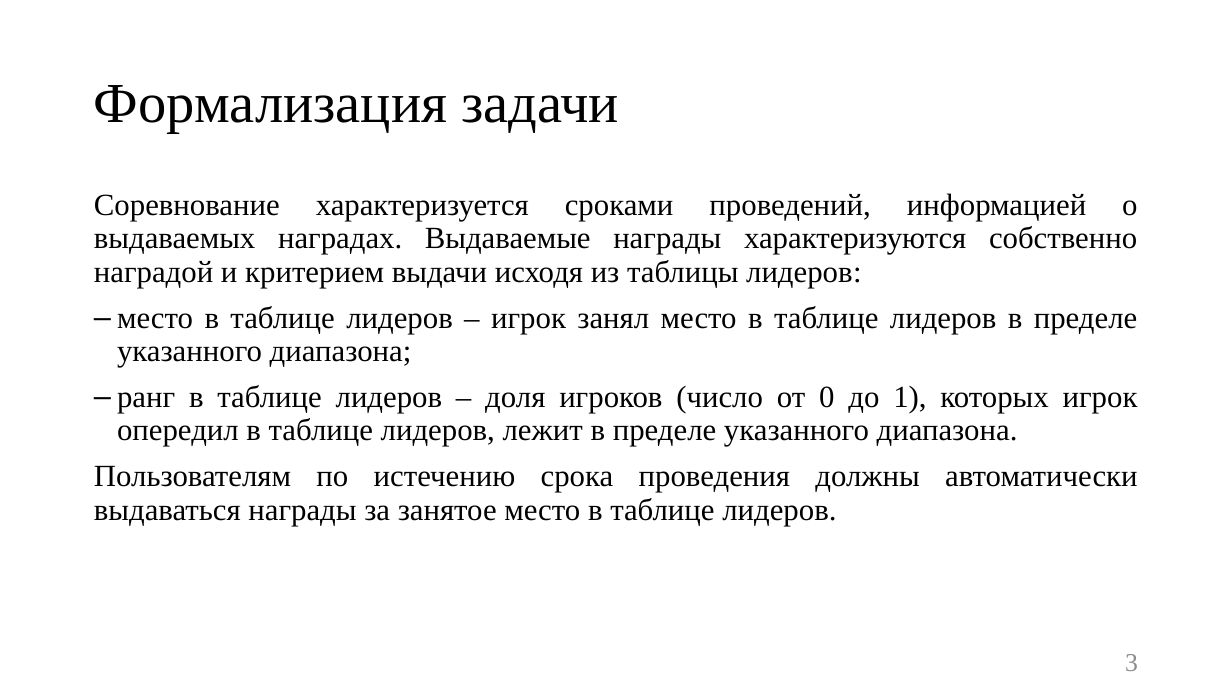
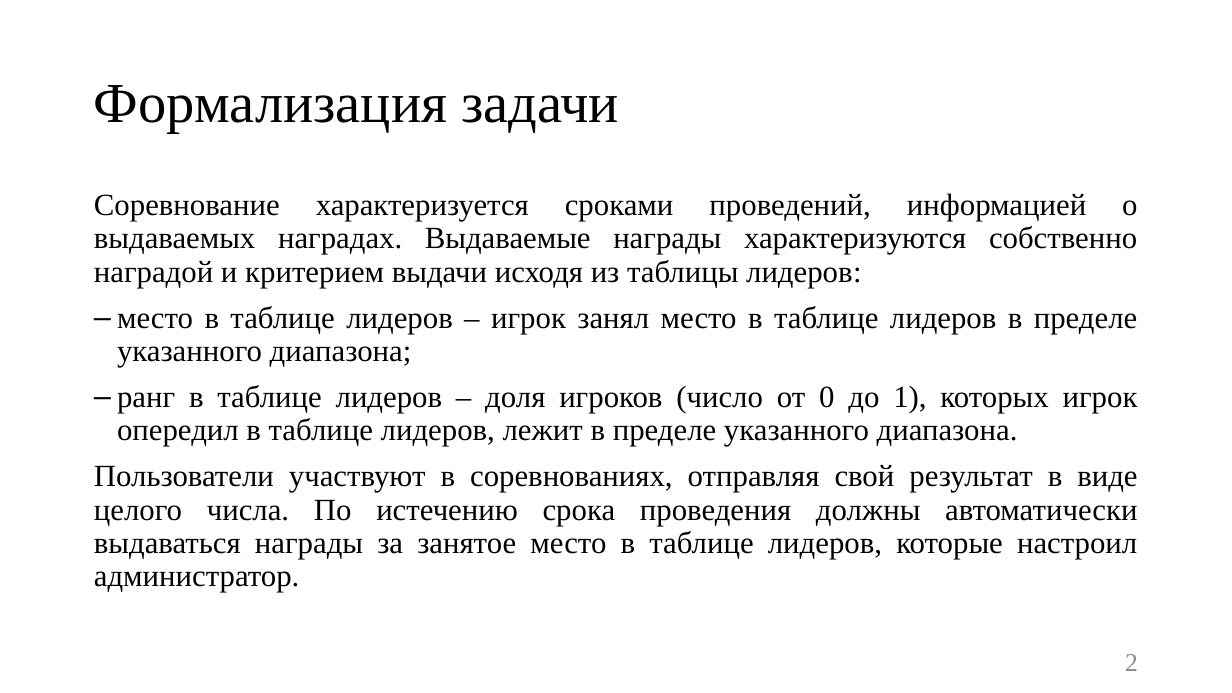
Before and after one commit to Kukushenok/competitive-math-game, a slide deck: slide 2 of docs/presentation.pptx (slide 3 before the commit). Drawn at 1232x693 pixels with LibreOffice and Linux fonts; fonts in the diff are those of the drawing. Boxes give left, top, right and bottom in pixels: in the first picture for what was removed or moved away, otherwise in the second. Text is boxed around its words. In the diff, an @@ line names an element or a change of style, - is before the commit and + after.

```diff
--- a/docs/presentation.pptx
+++ b/docs/presentation.pptx
@@ text at box(94, 465, 1137, 592): text changed @@
-Пользователям по истечению срока проведения должны автоматически выдаваться награды за занятое место в таблице лидеров.
+Пользователи участвуют в соревнованиях, отправляя свой результат в виде целого числа. По истечению срока проведения должны автоматически выдаваться награды за занятое место в таблице лидеров, которые настроил администратор.
@@ page number at box(1125, 654, 1138, 671): text changed @@
-3
+2
```
Also in this commit, not shown: 2 other slides changed, 1 slide added, 2 slides removed, 15 other files.
